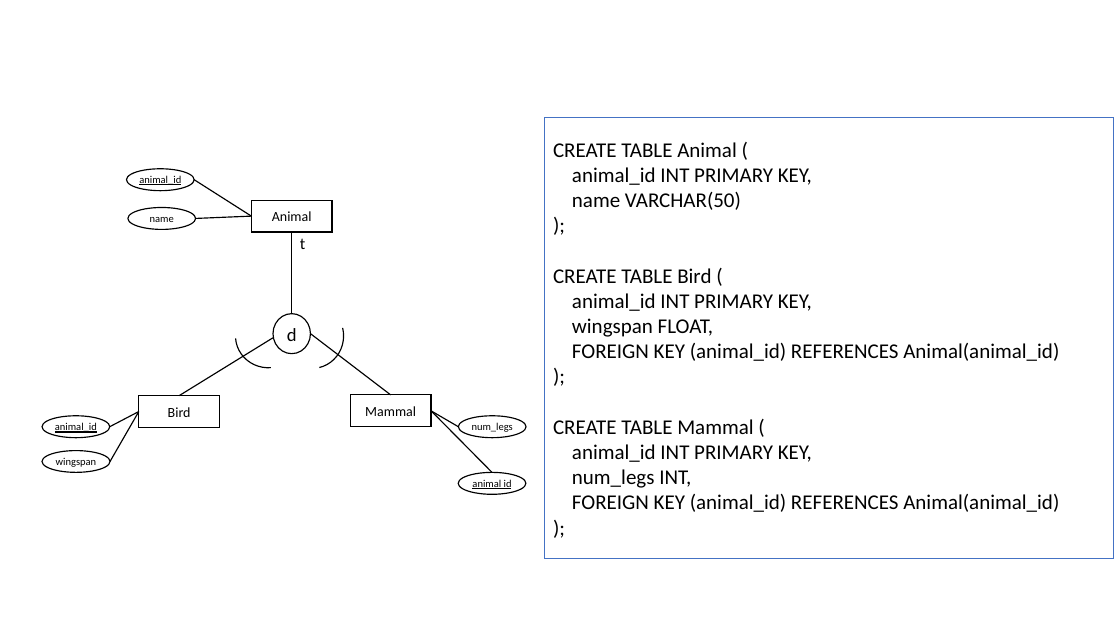
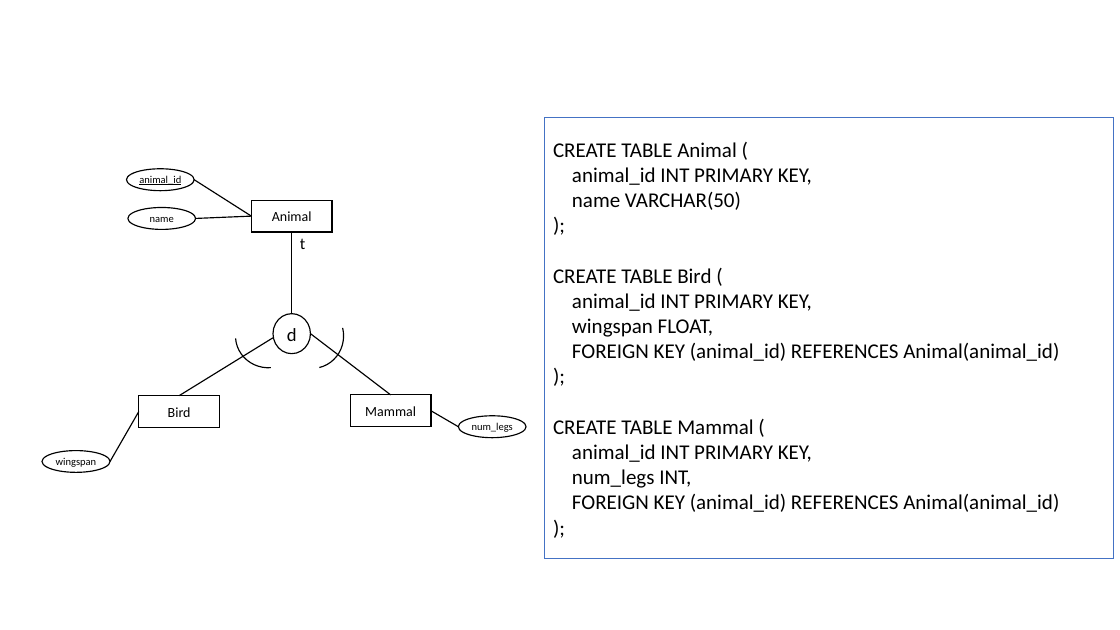
Before and after one commit to philipburleigh/db_halvfabrikata, a slide deck: slide 18 of er_diagram/er_diagram_template.pptx. Drawn at 1120x630 pixels with LibreOffice and Linux fonts; fonts in the diff are those of the drawing. Boxes give left, top, right and bottom in pixels: in the first picture for what was removed or moved away, otherwise in the second. Text is boxed around its words. In the diff, an @@ line names an element or a change of style, - is before the commit and + after.

```diff
--- a/er_diagram/er_diagram_template.pptx
+++ b/er_diagram/er_diagram_template.pptx
@@ ellipse removed at bbox=[42, 416, 110, 438] @@
-animal_id
@@ line removed from (139, 412) to (110, 427) @@
@@ line removed from (431, 411) to (492, 472) @@
@@ ellipse removed at bbox=[458, 472, 526, 494] @@
-animal id
```
Also in this commit, not shown: 3 other slides changed, 3 slides added.
